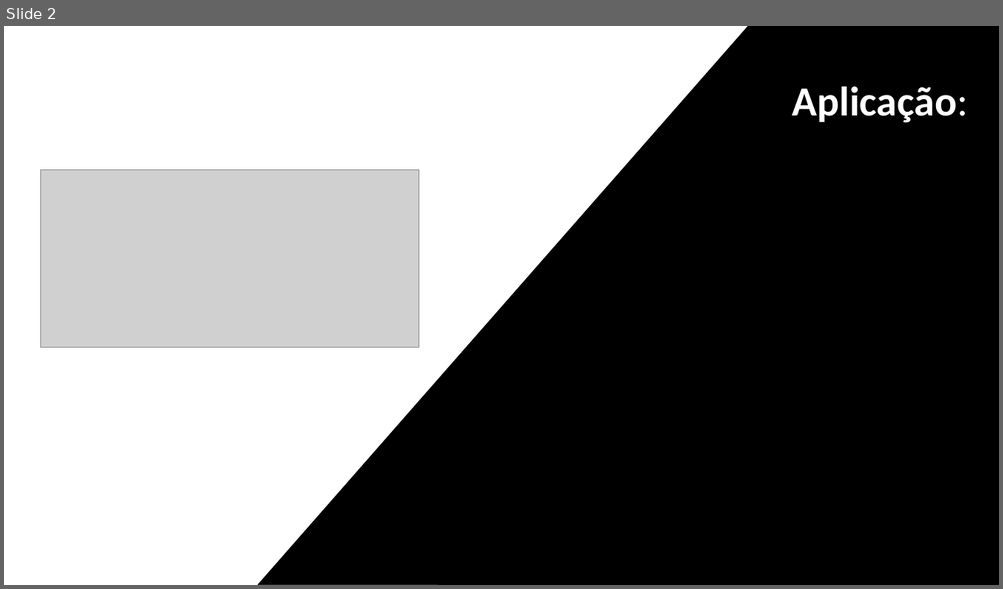
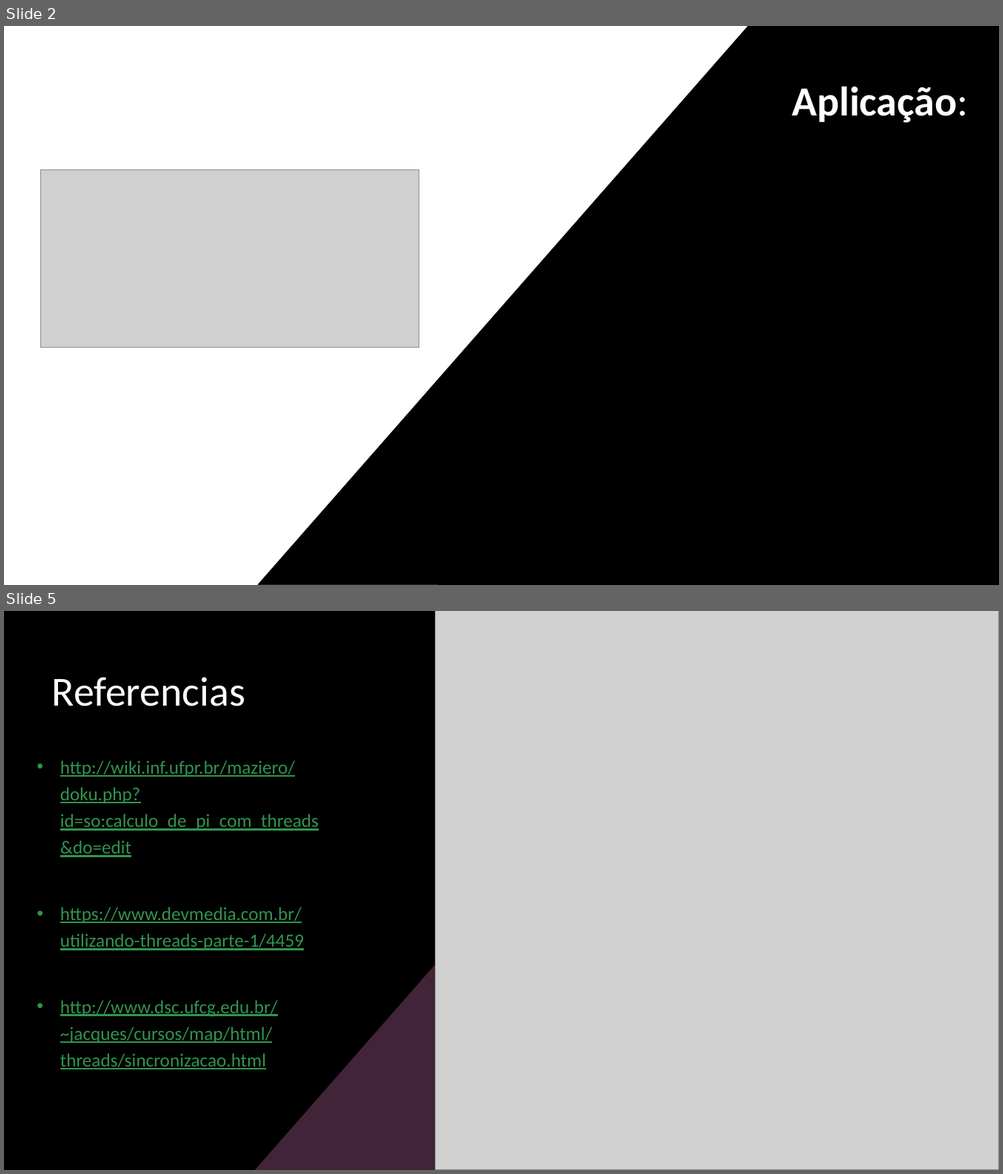
Before and after one commit to douglas0100/RepositorioSO, a slide deck: Trabalho Threads/Documents/Trabalho Threads SO - Douglas Felipe da Silva Leite.pptx. Shown one above the other, each under a label of ours: slide 2 before the commit, slides 2 and 5 after it; the slides between them are not shown. The pictures are 1003x589 and 1003x1174 pixels, drawn with LibreOffice and Linux fonts; fonts in the diff are those of the drawing; grey boxes stand for pictures. Boxes give left, top, right and bottom in pixels: in the first picture for what was removed or moved away, otherwise in the second. Text is boxed around its words. In the diff, an @@ line names an element or a change of style, - is before the commit and + after.

```diff
--- a/Trabalho Threads/Documents/Trabalho Threads SO - Douglas Felipe da Silva Leite.pptx
+++ b/Trabalho Threads/Documents/Trabalho Threads SO - Douglas Felipe da Silva Leite.pptx
@@ slide 5 added at (x1=4, y1=611, x2=999, y2=1170), background #000000 @@
@@ freeform shape added at (x1=4, y1=611, x2=203, y2=839), fill #412438 @@
@@ rectangle added at (x1=4, y1=611, x2=999, y2=1170), fill #000000 @@
@@ freeform shape added at (x1=255, y1=611, x2=927, y2=1170), fill #412438 @@
@@ picture added at (x1=435, y1=611, x2=999, y2=1170) @@
@@ text added at (x1=52, y1=677, x2=245, y2=706), 40 pt, text #FFFFFF @@
+Referencias
@@ text added at (x1=60, y1=760, x2=318, y2=1070), 18 pt, text #31944E, underline @@
+• http://wiki.inf.ufpr.br/maziero/doku.php?id=so:calculo_de_pi_com_threads&do=edit
+• https://www.devmedia.com.br/utilizando-threads-parte-1/4459
+• http://www.dsc.ufcg.edu.br/~jacques/cursos/map/html/threads/sincronizacao.html
@@ freeform shape added at (x1=800, y1=943, x2=999, y2=1170), fill #412438 @@
```
Also in this commit, not shown: 1 slide changed, 1 other slide added, 1 slide removed.
